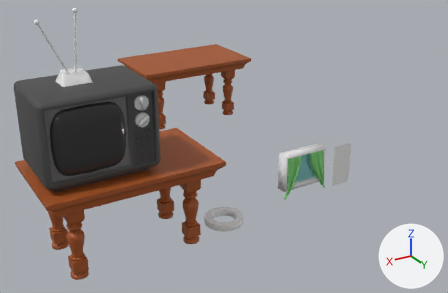
The Blender file Assets/Art/Models/DogBed/Dog'sBed.blend as it was, and as the next commit left it.
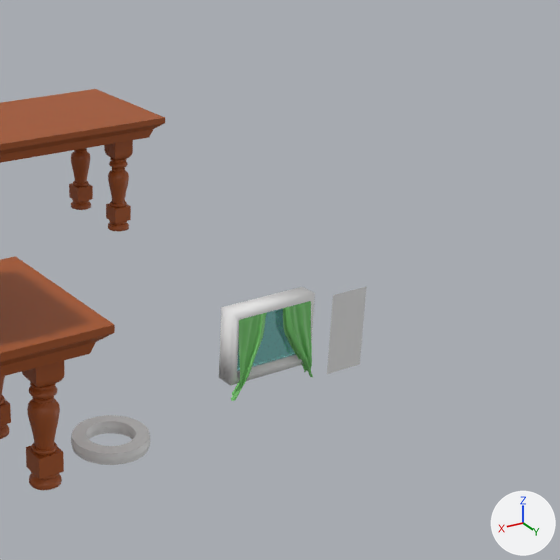
Each version is shown whole from a 50 mm camera at (32.0, 39.3, 23.8) aimed at (3.7, -7.9, 0.2), then close up on the part from 38% to 100% of the width and 0% to 95% of the height. Arrows for +X, +Y and +Z are at lower right; the lights stay in place. The older version's two pictures come first.

Objects in the first close-up: 'Curtains', 'Plane.001', 'Table', 'TableTop.001', 'Tablefeet.001', 'Torus', 'Window'.
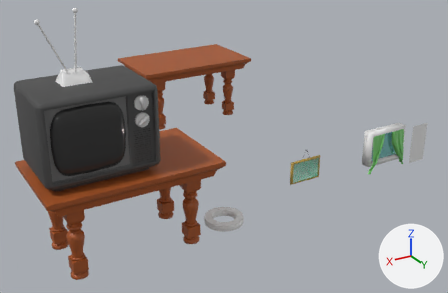
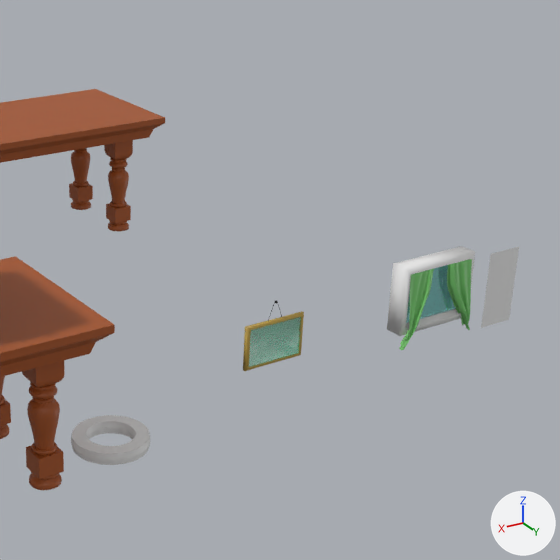
Commit message: Created Picture Frame Model

Location of each change, (x1, y1, x2, y2) in pixels of the close-ups (560 x 560 px):
'Window', moved: before (219, 287, 315, 386); after (387, 246, 475, 336)
'Curtains', moved: before (231, 301, 313, 401); after (399, 259, 472, 350)
'Plane.001', moved: before (327, 286, 367, 374); after (481, 247, 519, 328)
'Picture Frame', added: after (243, 311, 304, 371)
    faces in mat_pictureframeglass (cyan #00d6a1): (249, 317, 301, 367)
    faces in mat_pictureframe (yellow #b89943): (243, 311, 304, 371)

What changed in the scene script:
```text
Add mat_pictureframeglass:
    mat_pictureframeglass = principled_material('PictureFrameGlass')
    mat_pictureframeglass.base_color = (0.0, 0.675, 0.357)  # cyan #00d6a1
    mat_pictureframeglass.alpha = 0.418
Add mat_pictureframe:
    mat_pictureframe = principled_material('PictureFrame')
    mat_pictureframe.base_color = (0.477, 0.32, 0.0561)  # yellow #b89943
Add mat_picturematerial:
    mat_picturematerial = principled_material('PictureMaterial')
    mat_picturematerial.base_color = (0.8, 0.8, 0.8)  # white #e7e7e7
Add me_cube_005:
    me_cube_005.from_pydata(...)  # 28 vertices, 27 faces; spans x -1.59..1.59, y -0.08..0.12, z -1.06..1.06
    me_cube_005.polygons.foreach_set('use_smooth', [True] * 27)
    # faces by material slot: [25, 1, 1]
    me_cube_005.materials.append(mat_pictureframe)  # yellow #b89943
    me_cube_005.materials.append(mat_pictureframeglass)  # cyan #00d6a1
    me_cube_005.materials.append(mat_picturematerial)  # white #e7e7e7
Change ob_window:
    ob_window.location: (-0.03, -0.54, 0.06) -> (-10.03, -0.54, 0.06)
Change ob_curtains:
    ob_curtains.location: (0.96, -0.08, -0.5) -> (-9.04, -0.08, -0.5)
Change ob_plane_001:
    ob_plane_001.location: (-4.27, 0.0, -0.5) -> (-14.27, 0.0, -0.5)
Add ob_picture_frame:
    ob_picture_frame = bpy.data.objects.new('Picture Frame', me_cube_005)
    ob_picture_frame.location = (0.0, 0.0, 0.0)
```
